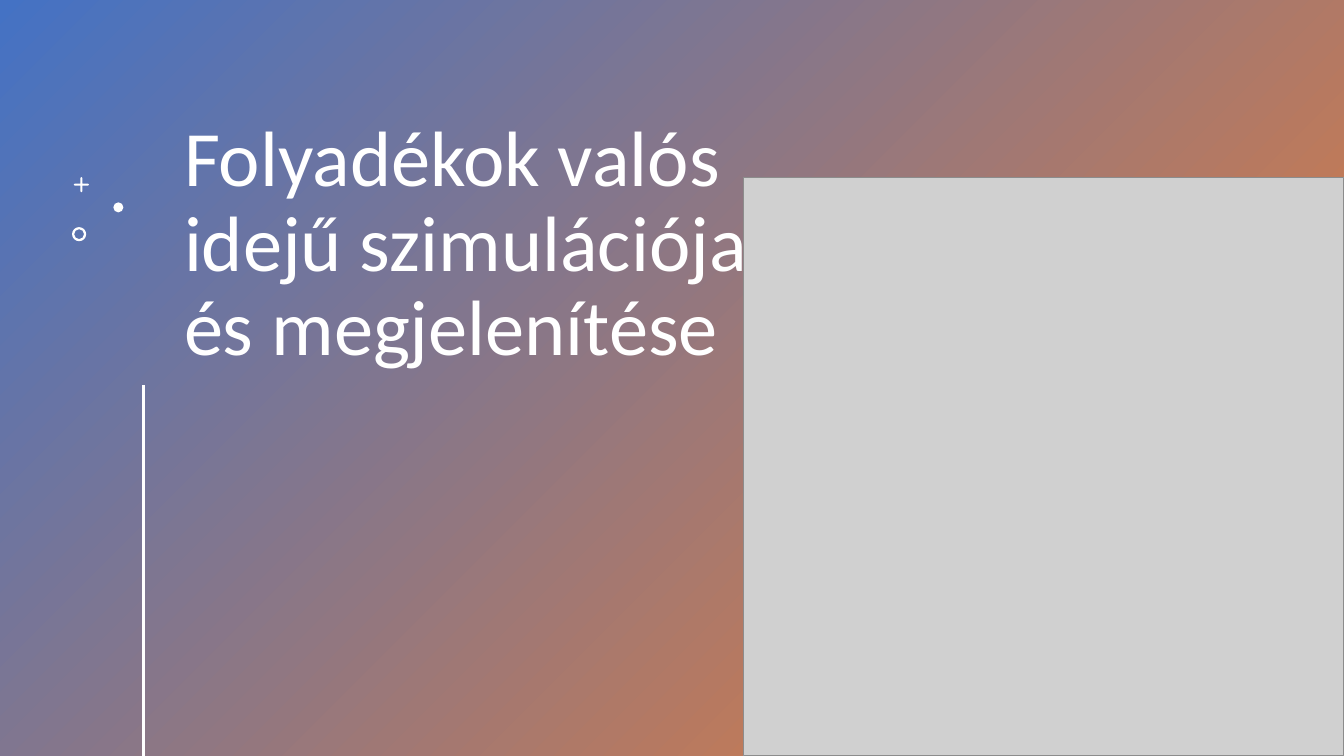
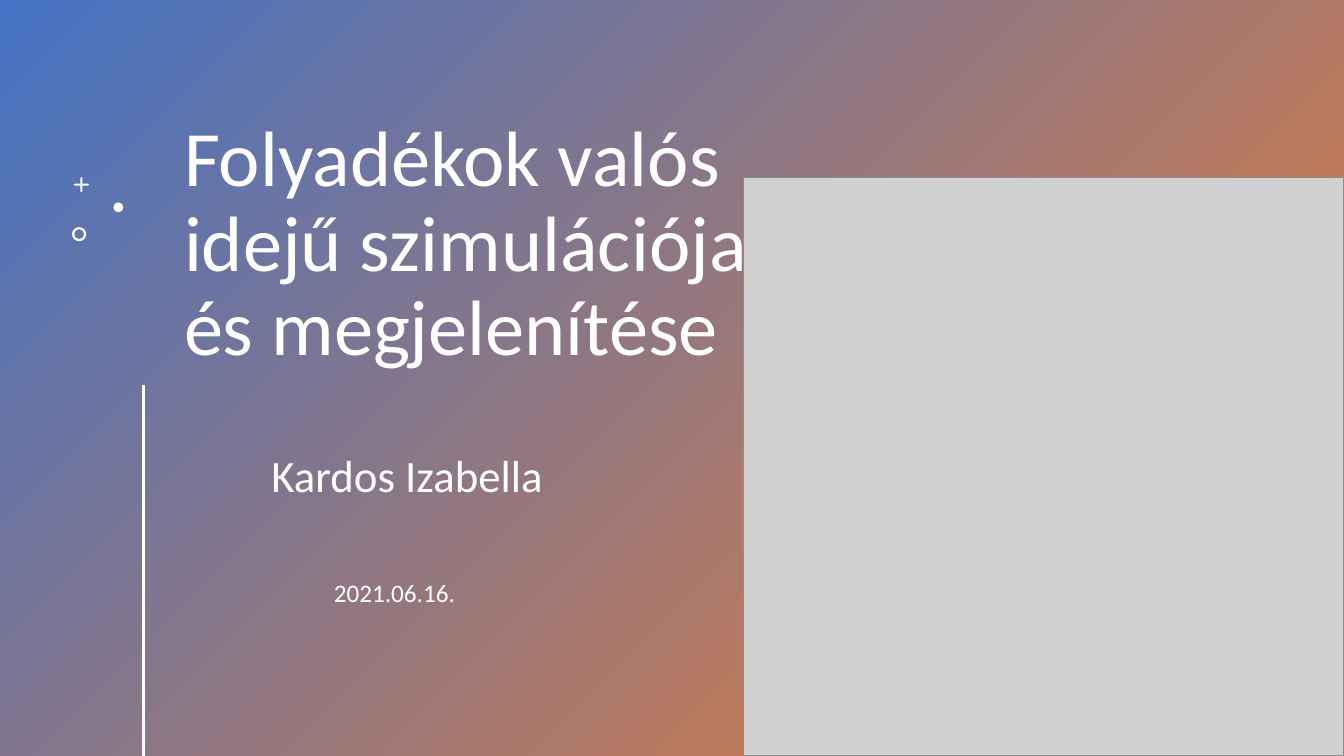
Before and after one commit to kardosi/Szakdolgozat, a slide deck: slide 1 of Szakdolgozat.pptx. Drawn at 1344x756 pixels with LibreOffice and Linux fonts; fonts in the diff are those of the drawing; grey boxes stand for pictures. Boxes give left, top, right and bottom in pixels: in the first picture for what was removed or moved away, otherwise in the second. Text is boxed around its words. In the diff, an @@ line names an element or a change of style, - is before the commit and + after.

```diff
--- a/Szakdolgozat.pptx
+++ b/Szakdolgozat.pptx
@@ text added at <box>271,461,543,493</box>, 32 pt, text #FFFFFF @@
+Kardos Izabella
@@ text added at <box>334,585,455,602</box>, 18 pt, text #FFFFFF @@
+2021.06.16.
```
Also in this commit, not shown: 1 other slide changed, 2 slides added, 1 slide removed.
